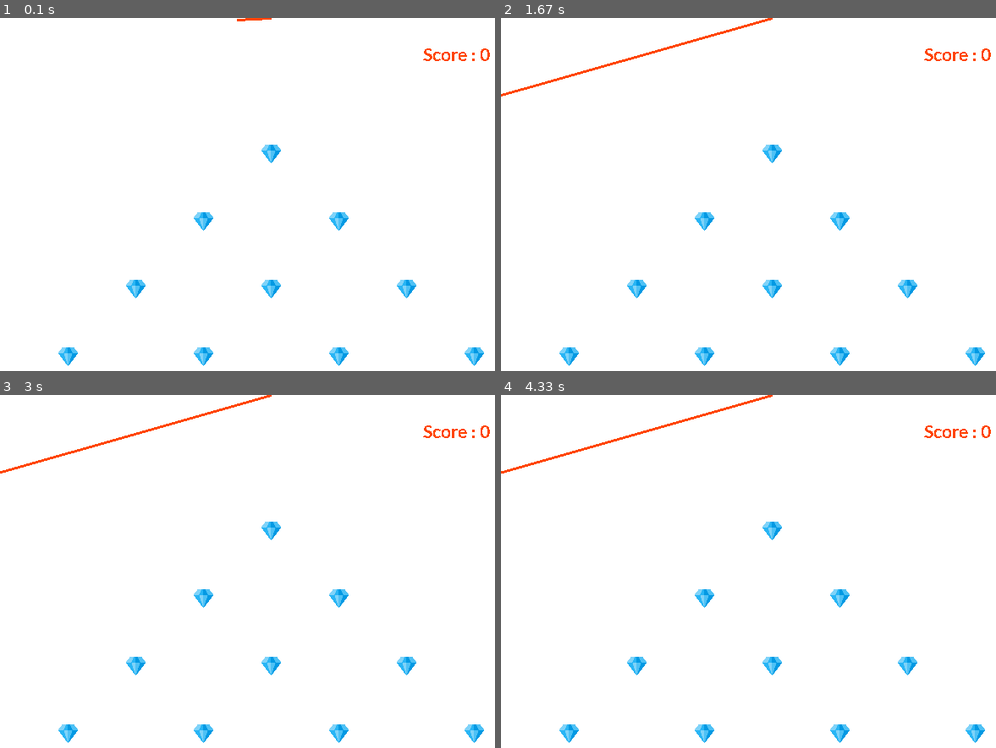
Above: before the commit, frames 1-4 (two rows, left to right).
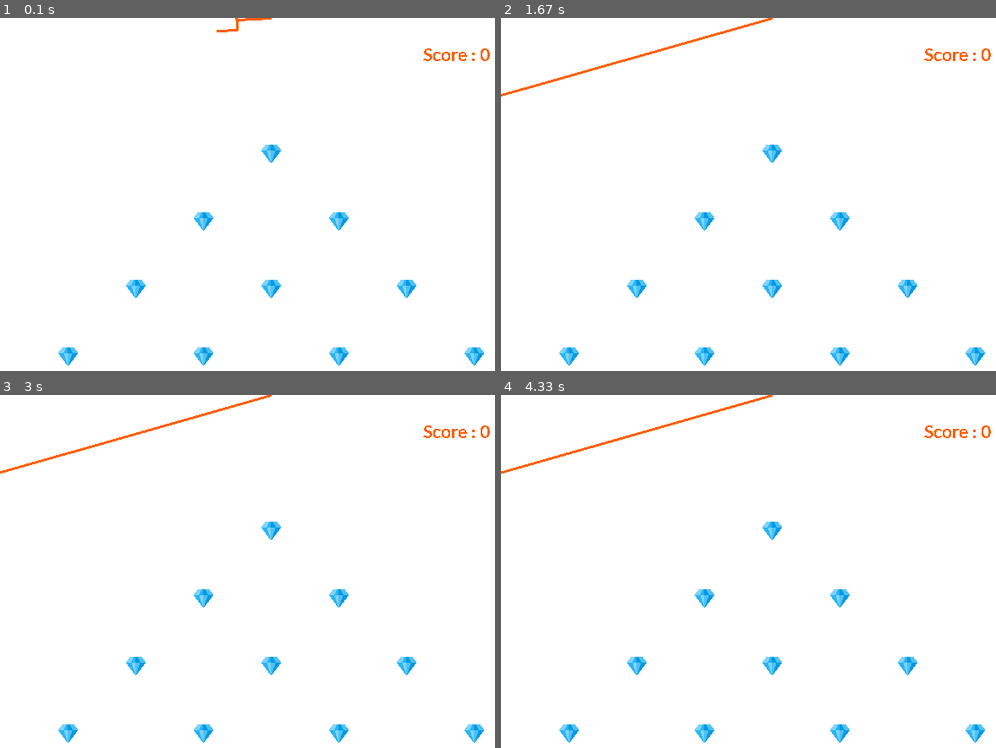
Above: after the commit, the same moments.

Repository: dttvn0010/python_tutorial
Game: pygame game, started from pygame/diamond_rush.py
Two runs of this game, one before a commit and one after it. Both use one fixed random seed, a clock stepped at 60 frames per second and the inputs below.
Inputs:
- Up to frame 1 (0.1 s): no input
- Up to frame 2 (1.67 s): hold Down 0.33-0.8 s; hold Down 0.83-1.2 s; hold Down 1.23-1.53 s
- Up to frame 3 (3 s): hold Down 2.3-2.67 s; hold Down from 2.7 s (still down)
- Up to frame 4 (4.33 s): release Down at 3 s; hold Down 3.03-3.4 s; hold Down 3.43-3.73 s; hold Down 3.77-4.13 s; hold Down from 4.17 s (still down)

The runs differ from the first frame. In frame 1, 0.3% of the frame differs, in the area x 43-99%, y 0-13%; in frame 2, 0.6%, in the area x 0-99%, y 0-23%; in frame 3, 0.6%; in frame 4, 0.6%.

Commit message:
Refractor

Diff:
--- a/guess_number.py
+++ b/guess_number.py
@@ -1,7 +1,7 @@
 low = 0
 high = 1000
 
-print('Bạn hãy nghĩ trong đầu một số trong phạm vi từ 0 đến 1000, sau đó trả lời các câu hỏi sau.')
+print('Bạn hãy nghĩ một số trong phạm vi từ 0 đến 1000, sau đó trả lời các câu hỏi sau.')
 
 for i in range(10):
     mid = (low + high) // 2
--- a/pygame/diamond_rush.py
+++ b/pygame/diamond_rush.py
@@ -1,7 +1,7 @@
 import pygame, sys, math
 
 WHITE = 255, 255, 255
-ORANGE = 255, 69, 0
+ORANGE = 255, 96, 0
 
 screenX, screenY = 640, 480
 screen = pygame.display.set_mode((screenX, screenY))
@@ -13,10 +13,28 @@
 image = pygame.image.load("diamond.png")
 image = pygame.transform.scale(image, (img_size, img_size))
 
-rod = 40
+rod = rod_min = 40
+rod_max = 500
+
 angle = 0
 score = 0
 diamonds = [(80, 400), (240, 400), (400,400), (560, 400), (160,320), (320,320), (480, 320), (240, 240), (400,240), (320, 160)]
+
+def draw_rod(x, y, phi, caught):
+    pygame.draw.line(screen, ORANGE, (screenX/2, 0), (x, y), 3)
+
+    dx = img_size/2 * math.cos(phi)
+    dy = img_size/2 * math.sin(phi)
+
+    if caught:
+        screen.blit(image, pygame.Rect(x + dx - img_size/2, y + dy - img_size/2, img_size, img_size))
+
+    point1 = (x - dy, y + dx)
+    point2 = (x - dy + 2*dx, y + dx + 2*dy)
+    point3 = (x + dy, y - dx)
+    point4 = (x + dy + 2*dx, y - dx + 2*dy)
+    pygame.draw.lines(screen, ORANGE, False, (point4, point3, point1, point2), 3)
+
 
 clock = pygame.time.Clock()
 state = 'searching'
@@ -36,10 +54,10 @@
     y = rod * math.sin(phi)
 
     if state == 'searching':
+        caught = False
         angle += 1
 
     elif state == 'reaching':
-        caught = False
         for point in diamonds:
             if abs(x - point[0]) + abs(y - point[1]) <= img_size/2:
                 caught = True
@@ -47,16 +65,16 @@
                 break
 
         rod += 5
-        if rod >= 500 or caught:
+        if rod >= rod_max or caught:
             state = 'returning'
 
     elif state == 'returning':
         rod -= 5
-        if rod <= 40:
+        if rod <= rod_min:
             if caught:
                 score += 1
 
-            rod = 40
+            rod = rod_min
             state = 'searching'
 
     screen.fill(WHITE)
@@ -64,10 +82,7 @@
     for (xi, yi) in diamonds:
         screen.blit(image, pygame.Rect(xi - img_size/2, yi - img_size/2, img_size, img_size))
 
-    pygame.draw.line(screen, ORANGE, (screenX/2, 0), (x, y), 3)
-
-    if state == 'returning' and caught:
-        screen.blit(image, pygame.Rect(x - img_size/2, y - img_size/2, img_size, img_size))
+    draw_rod(x, y, phi, caught)
 
     score_text = font.render("Score : " + str(score), False, ORANGE)
     screen.blit(score_text, (500, 30))
Binary file changed: pygame/diamond.png
